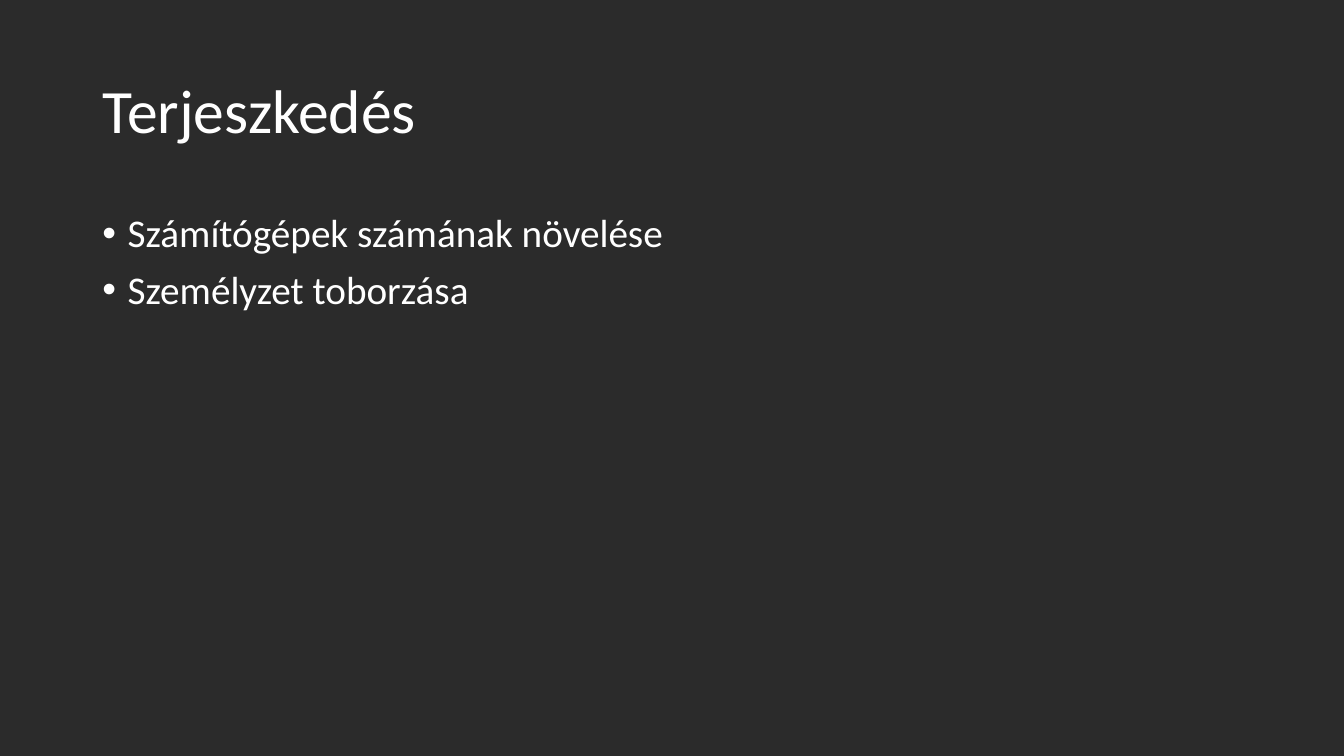
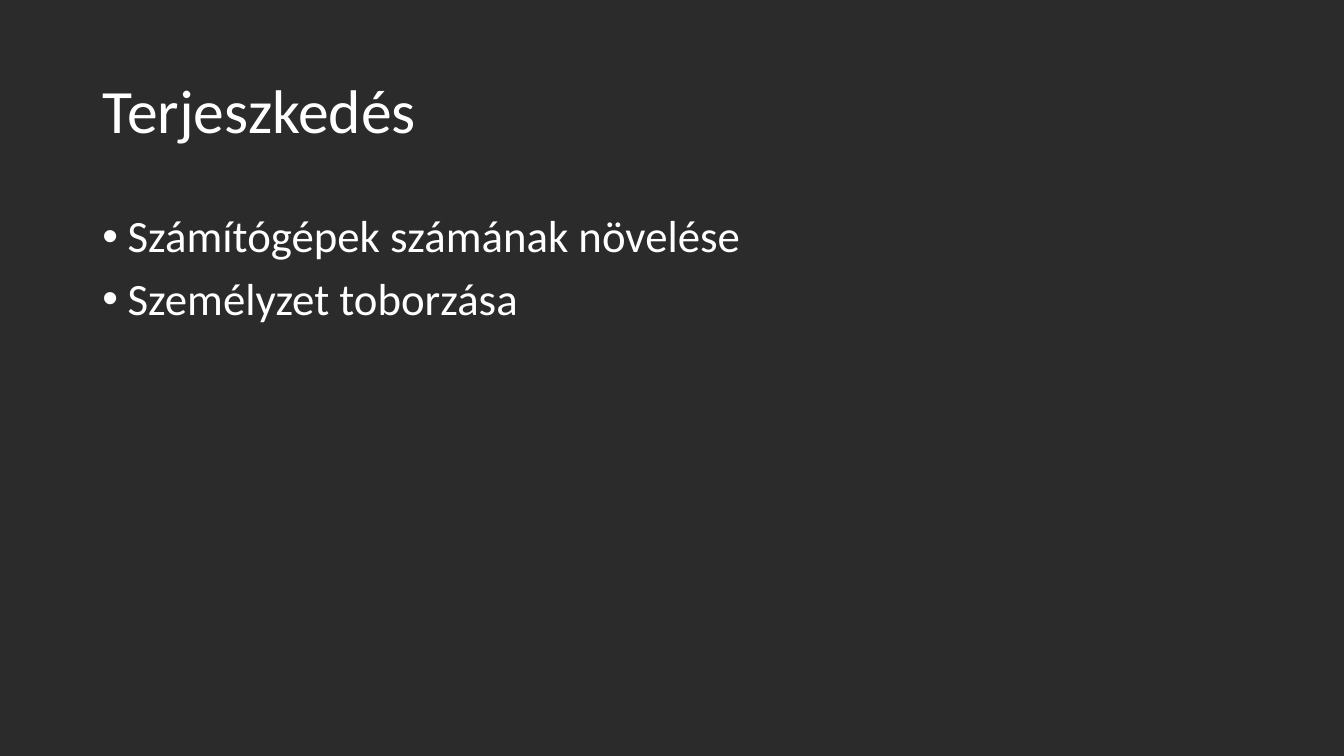
Before and after one commit to BEmma0/metetmatat-kft, a slide deck: slide 5 of netetmatat-ppt.pptx. Drawn at 1344x756 pixels with LibreOffice and Linux fonts; fonts in the diff are those of the drawing; background and template pictures are left out; a plain dark background stands for a picture behind light text. Boxes give left, top, right and bottom in pixels: in the first picture for what was removed or moved away, otherwise in the second. Text is boxed around its words. In the diff, an @@ line names an element or a change of style, - is before the commit and + after.

```diff
--- a/netetmatat-ppt.pptx
+++ b/netetmatat-ppt.pptx
@@ text "Számítógépek számának növelése" at <box>128,221,739,323</box>: size 28 to 32 pt @@
```
Also in this commit, not shown: 4 other slides changed, 3 slides added, 4 slides removed.
